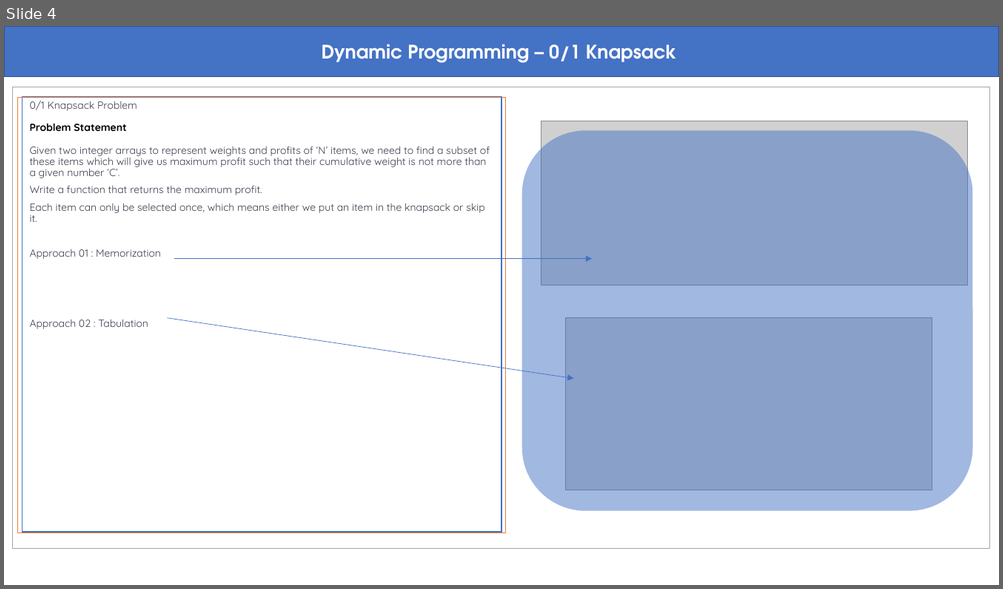
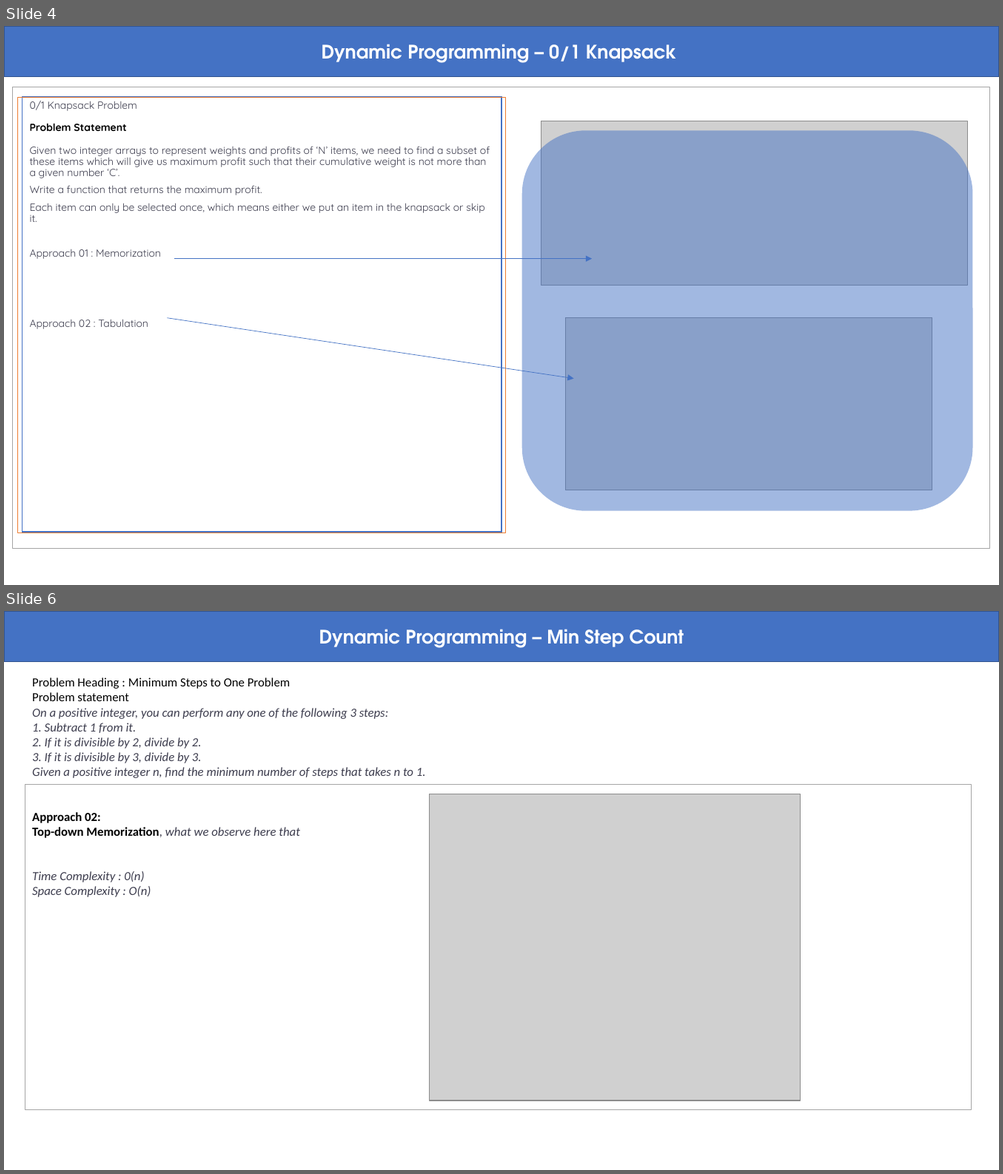
Before and after one commit to abmishra1234/4AM_Club_Coding, a slide deck: Dynamic_Programming/Dynamic Programming.pptx. Shown one above the other, each under a label of ours: slide 4 before the commit, slides 4 and 6 after it; the slides between them are not shown. The pictures are 1003x589 and 1003x1174 pixels, drawn with LibreOffice and Linux fonts; fonts in the diff are those of the drawing; grey boxes stand for pictures. Boxes give left, top, right and bottom in pixels: in the first picture for what was removed or moved away, otherwise in the second. Text is boxed around its words. In the diff, an @@ line names an element or a change of style, - is before the commit and + after.

Commit message:
Added one problem for DP learning

```diff
--- a/Dynamic_Programming/Dynamic Programming.pptx
+++ b/Dynamic_Programming/Dynamic Programming.pptx
@@ slide 6 added at (x1=4, y1=611, x2=999, y2=1170), background #FFFFFF @@
@@ rectangle added at (x1=4, y1=611, x2=999, y2=662), fill #4472C4, outline #325491 1 pt, 18 pt, text #FFFFFF, bold @@
+Dynamic Programming – Min Step Count
@@ text added at (x1=32, y1=678, x2=426, y2=897), 12 pt, text #3D3D4E, italic @@
+Problem Heading : Minimum Steps to One Problem
+Problem statement
+On a positive integer, you can perform any one of the following 3 steps:
+1. Subtract 1 from it.
+2. If it is divisible by 2, divide by 2.
+3. If it is divisible by 3, divide by 3.
+Given a positive integer n, find the minimum number of steps that takes n to 1.
+Approach 02:
+Top-down Memorization, what we observe here that
+Time Complexity : 0(n)
+Space Complexity : O(n)
@@ rectangle added at (x1=25, y1=785, x2=971, y2=1111), outline #A5A5A5 0.75 pt @@
@@ picture added at (x1=430, y1=795, x2=800, y2=1101) @@
```
Also in this commit, not shown: 1 other slide added.
